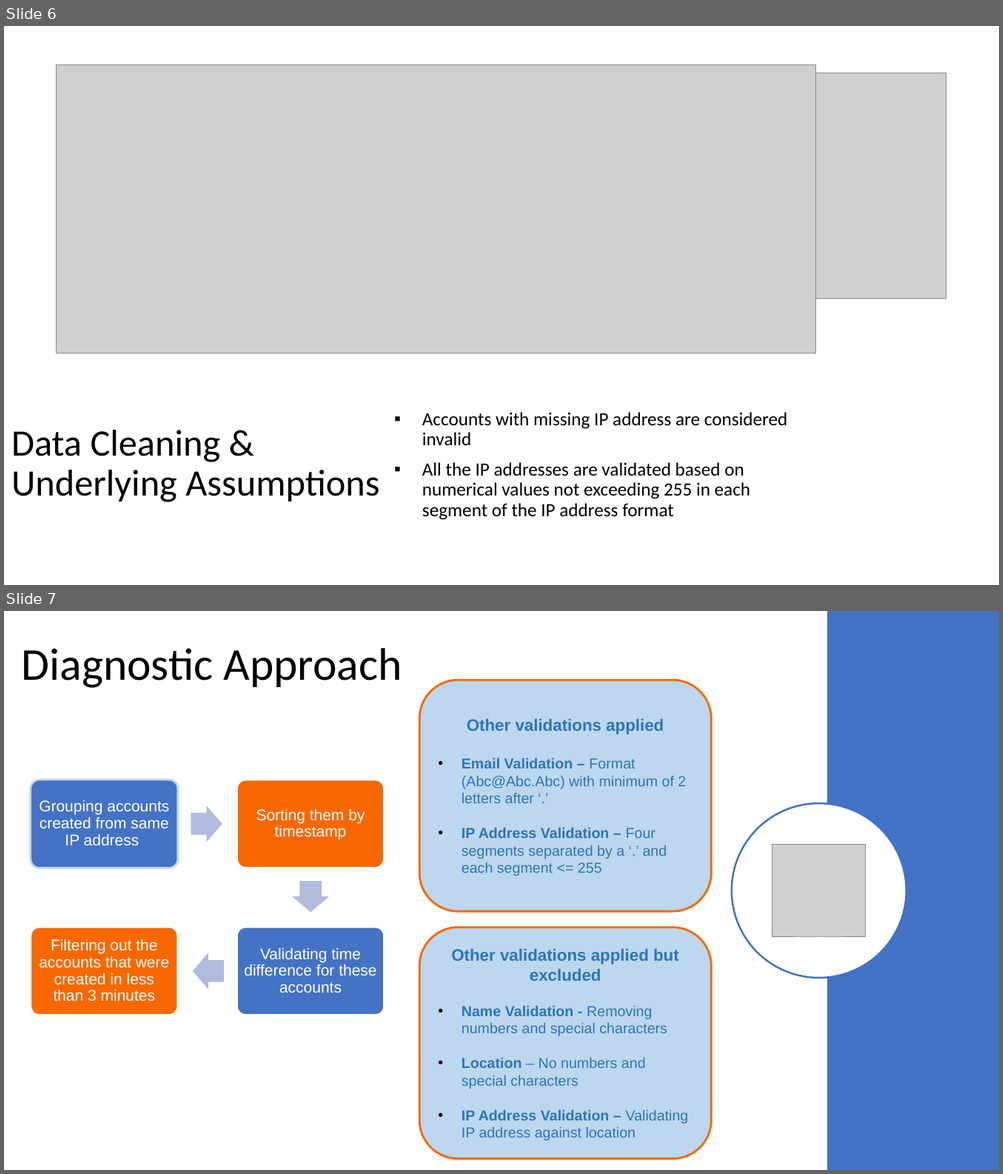
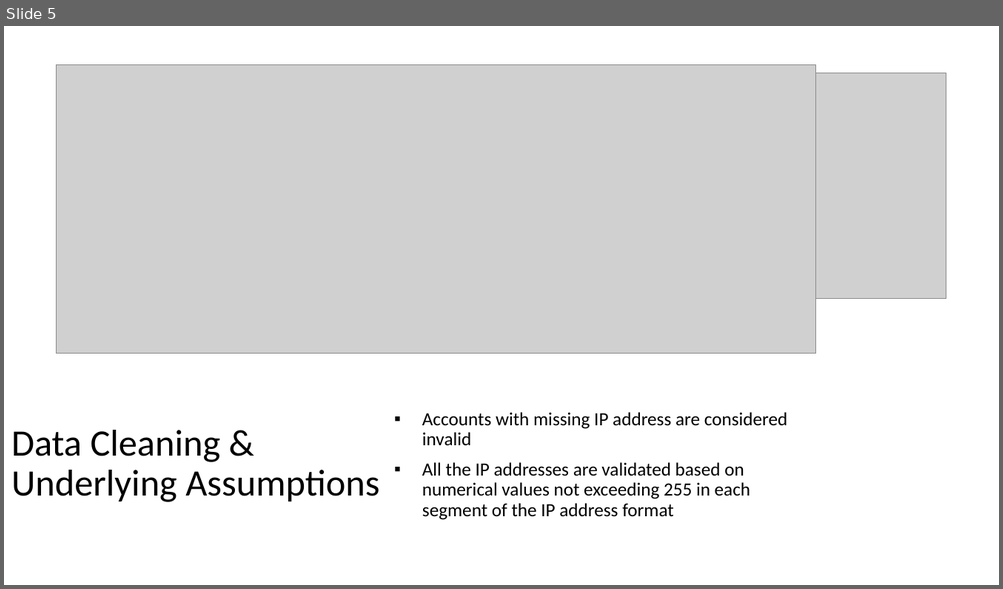
Before and after one commit to karimkhamwani/python-data-analysis, a slide deck: Capstone_600.pptx. Shown one above the other, each under a label of ours: slides 6 and 7 before the commit, slide 5 after it. The pictures are 1003x1174 and 1003x589 pixels, drawn with LibreOffice and Linux fonts; fonts in the diff are those of the drawing; grey boxes stand for pictures; background and template pictures are left out. Boxes give left, top, right and bottom in pixels: in the first picture for what was removed or moved away, otherwise in the second. Text is boxed around its words. In the diff, an @@ line names an element or a change of style, - is before the commit and + after.

```diff
--- a/Capstone_600.pptx
+++ b/Capstone_600.pptx
@@ slide 7 removed at (4,611,999,1170), background #FFFFFF @@
@@ rectangle removed at (827,611,999,1170) @@
@@ title removed at (22,648,402,688) @@
-Diagnostic Approach
@@ rounded rectangle removed at (420,680,711,911) @@
-Other validations applied
-• Email Validation – Format (Abc@Abc.Abc) with minimum of 2 letters after ‘.’
-• IP Address Validation – Four segments separated by a ‘.’ and each segment <= 255
@@ ellipse removed at (731,803,906,978) @@
@@ picture removed at (772,845,866,938) @@
@@ group removed at (31,780,384,1015): 4 rounded rectangles, 4 texts, 3 right arrows @@
-Grouping accounts created from same IP address
-Sorting them by timestamp
-Validating time difference for these accounts
-Filtering out the accounts that were created in less than 3 minutes
@@ rounded rectangle removed at (420,927,711,1159) @@
-Other validations applied but excluded
-• Name Validation - Removing numbers and special characters
-• Location – No numbers and special characters
-• IP Address Validation – Validating IP address against location
@@ what was slide 6 is now slide 5 @@
```
Also in this commit, not shown: 4 slides changed, 2 slides added, 2 other slides removed, 4 other files.
